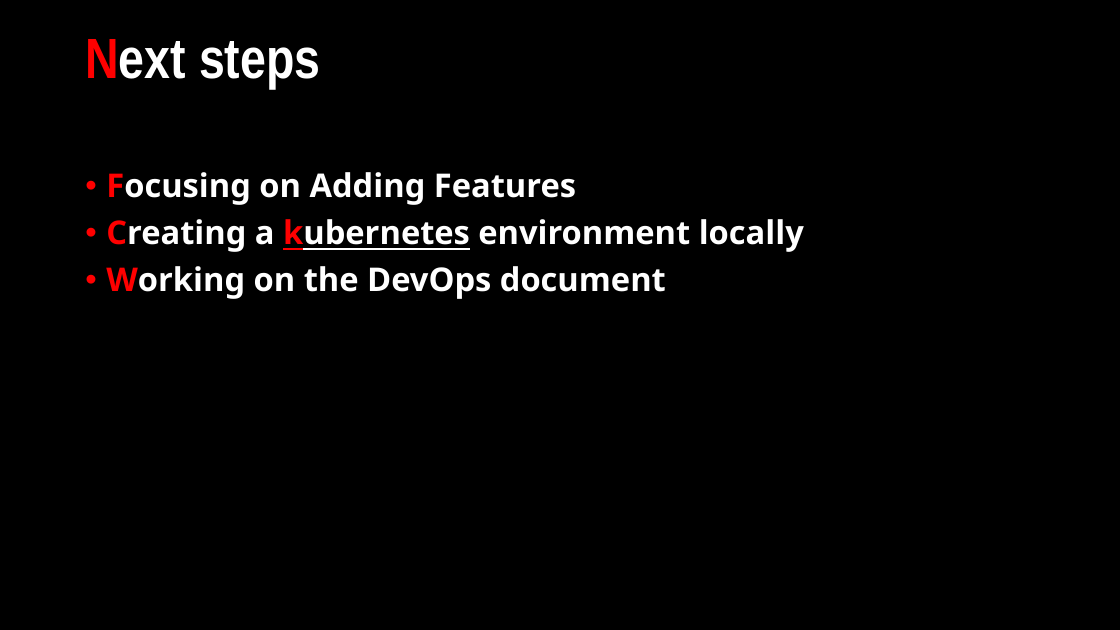
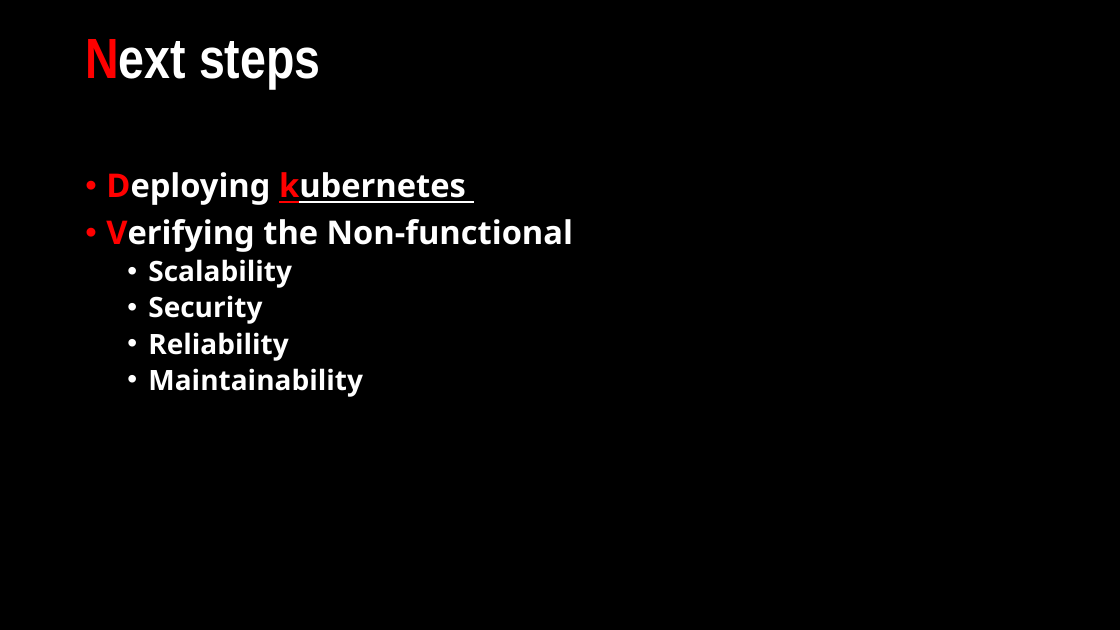
Before and after one commit to Netflix-Clone-MicFlix/Documentation, a slide deck: slide 10 of Sprint presentations/Individual_Project-Sprint3.pptx. Drawn at 1120x630 pixels with LibreOffice and Linux fonts; fonts in the diff are those of the drawing. Boxes give left, top, right and bottom in pixels: in the first picture for what was removed or moved away, otherwise in the second. Text is boxed around its words. In the diff, an @@ line names an element or a change of style, - is before the commit and + after.

```diff
--- a/Sprint presentations/Individual_Project-Sprint3.pptx
+++ b/Sprint presentations/Individual_Project-Sprint3.pptx
@@ text at (x1=106, y1=172, x2=573, y2=397): text changed @@
-• Focusing on Adding Features
-• Creating a kubernetes environment locally
-• Working on the DevOps document
+• Deploying kubernetes
+• Verifying the Non-functional
+  • Scalability
+  • Security
+  • Reliability
+  • Maintainability
```
Also in this commit, not shown: 5 other slides changed.
